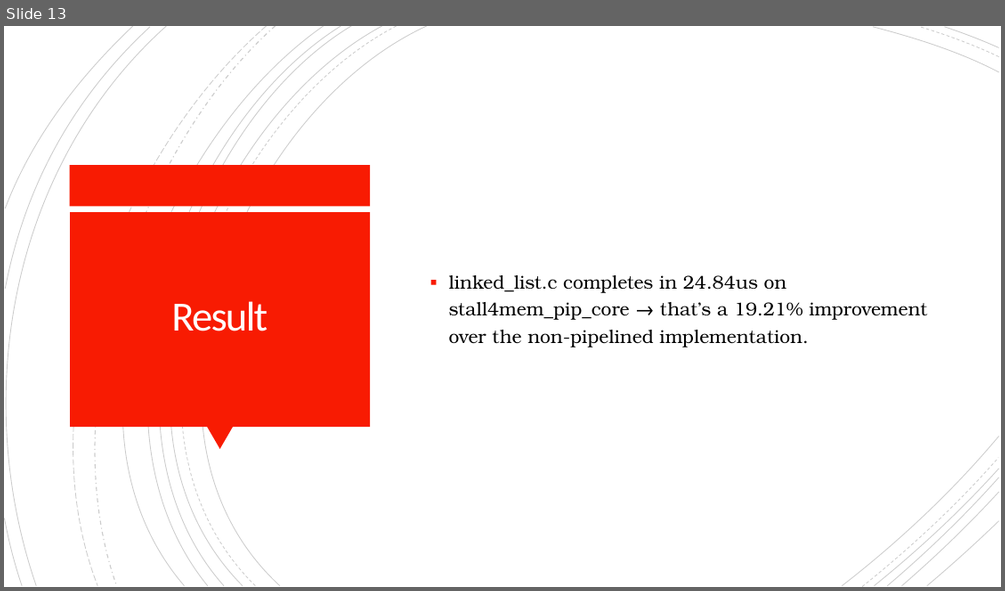
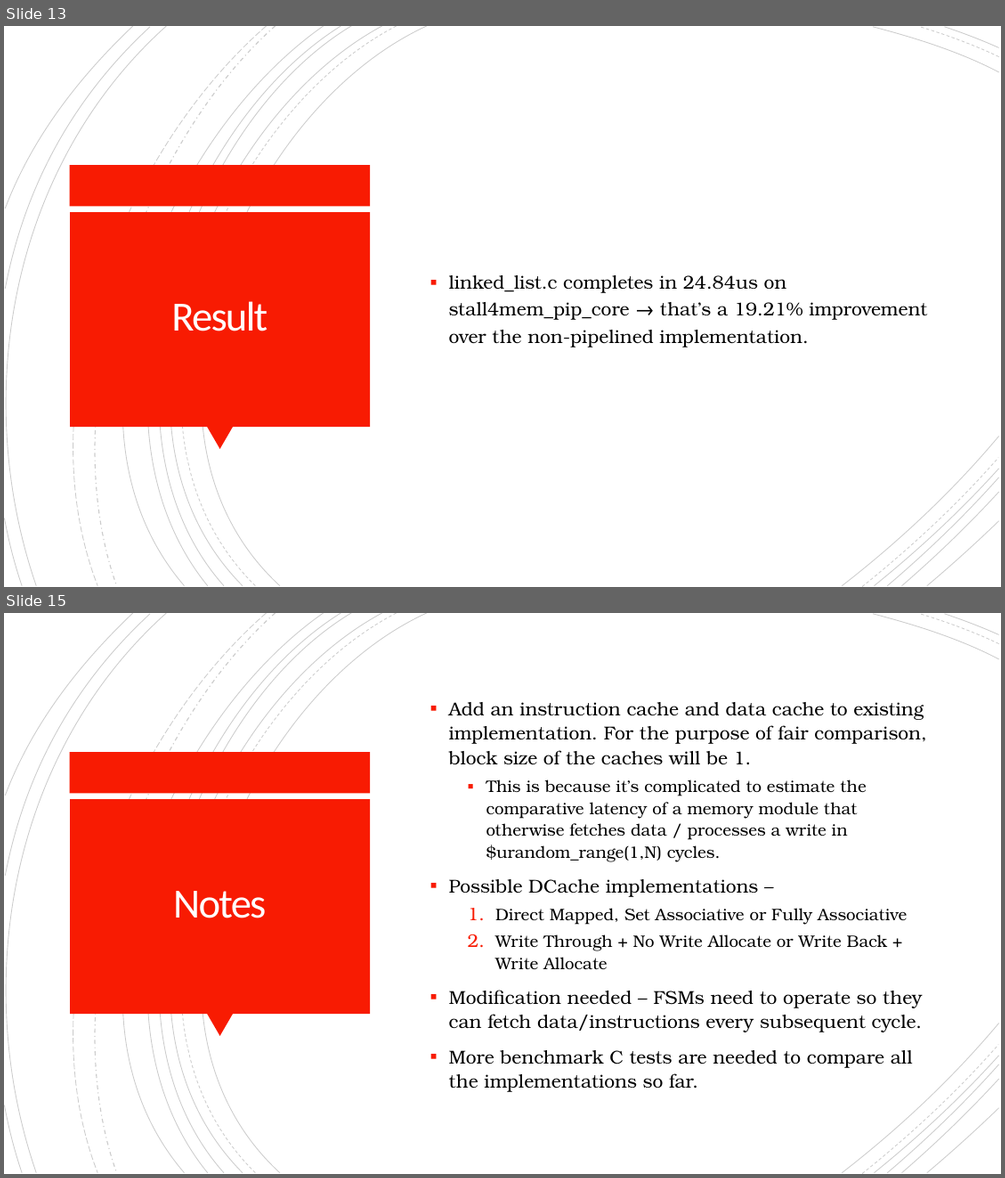
Before and after one commit to mrinav-saxena/riscv_verif0, a slide deck: rtl/core/multi_cycle/stall_for_mem_core.pptx. Shown one above the other, each under a label of ours: slide 13 before the commit, slides 13 and 15 after it; the slides between them are not shown. The pictures are 1005x591 and 1005x1178 pixels, drawn with LibreOffice and Linux fonts; fonts in the diff are those of the drawing. Boxes give left, top, right and bottom in pixels: in the first picture for what was removed or moved away, otherwise in the second. Text is boxed around its words. In the diff, an @@ line names an element or a change of style, - is before the commit and + after.

Commit message:
refactoring stall4mem_pip for better organization, charting out stall4mem_pip_cached

```diff
--- a/rtl/core/multi_cycle/stall_for_mem_core.pptx
+++ b/rtl/core/multi_cycle/stall_for_mem_core.pptx
@@ slide 15 added at [4,613,1001,1174], background #FFFFFF; not listed: 24 template elements that a slide beside it also shows @@
@@ text added at [449,702,927,1092], 18 pt, text #000000 @@
+▪ Add an instruction cache and data cache to existing implementation. For the purpose of fair comparison, block size of the caches will be 1.
+  ▪ This is because it’s complicated to estimate the comparative latency of a memory module that otherwise fetches data / processes a write in $urandom_range(1,N) cycles.
+▪ Possible DCache implementations –
+  1. Direct Mapped, Set Associative or Fully Associative
+  2. Write Through + No Write Allocate or Write Back + Write Allocate
+▪ Modification needed – FSMs need to operate so they can fetch data/instructions every subsequent cycle.
+▪ More benchmark C tests are needed to compare all the implementations so far.
@@ title added at [173,891,266,918], 40 pt, text #FFFEFF @@
+Notes
```
Also in this commit, not shown: 1 other slide added, 3 other files.
